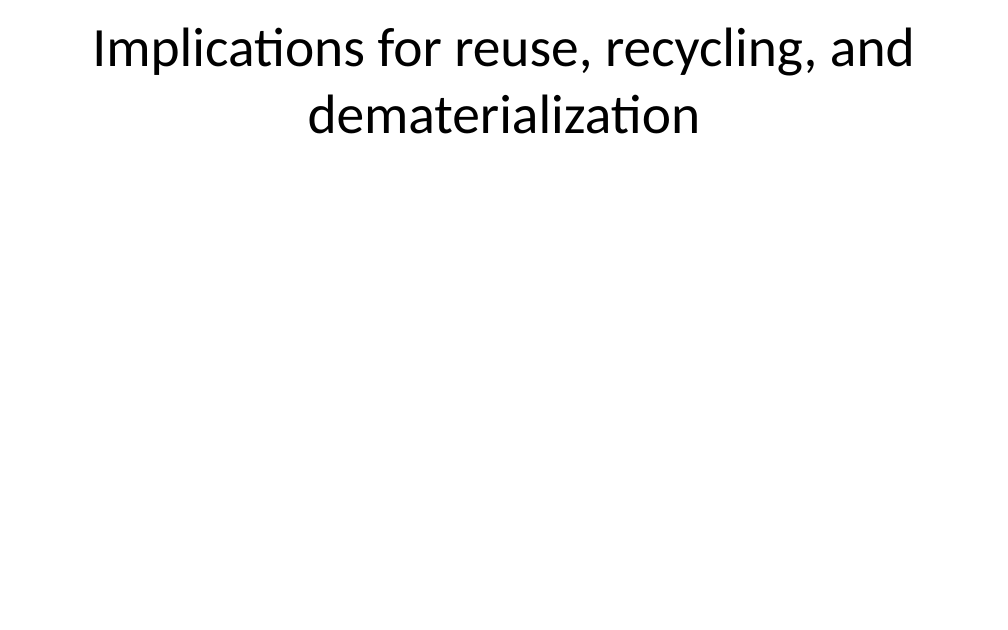
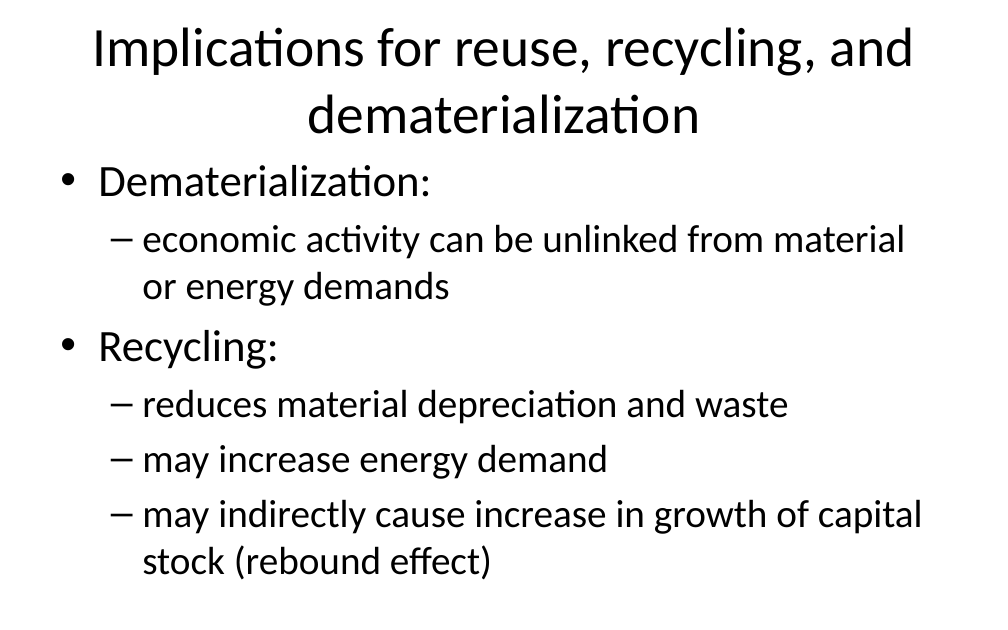
Before and after one commit to MatthewHeun/Dynamic-IO-Modeling, a slide deck: slide 20 of Book_launch/Book_launch_MCD_v2.pptx (slide 18 before the commit). Drawn at 1008x630 pixels with LibreOffice and Linux fonts; fonts in the diff are those of the drawing. Boxes give left, top, right and bottom in pixels: in the first picture for what was removed or moved away, otherwise in the second. Text is boxed around its words. In the diff, an @@ line names an element or a change of style, - is before the commit and + after.

Commit message:
book launch slides with implications

```diff
--- a/Book_launch/Book_launch_MCD_v2.pptx
+++ b/Book_launch/Book_launch_MCD_v2.pptx
@@ text added at (x1=98, y1=165, x2=923, y2=580), 28 pt, text #000000 @@
+• Dematerialization:
+  – economic activity can be unlinked from material or energy demands
+• Recycling:
+  – reduces material depreciation and waste
+  – may increase energy demand
+  – may indirectly cause increase in growth of capital stock (rebound effect)
```
Also in this commit, not shown: 3 other slides changed, 6 slides added.
